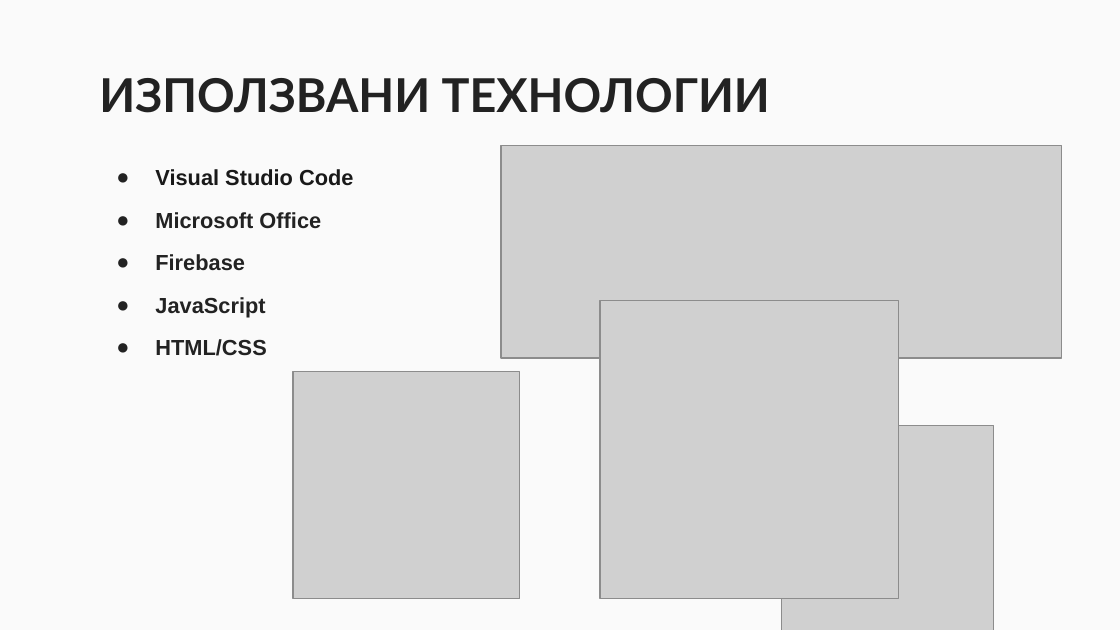
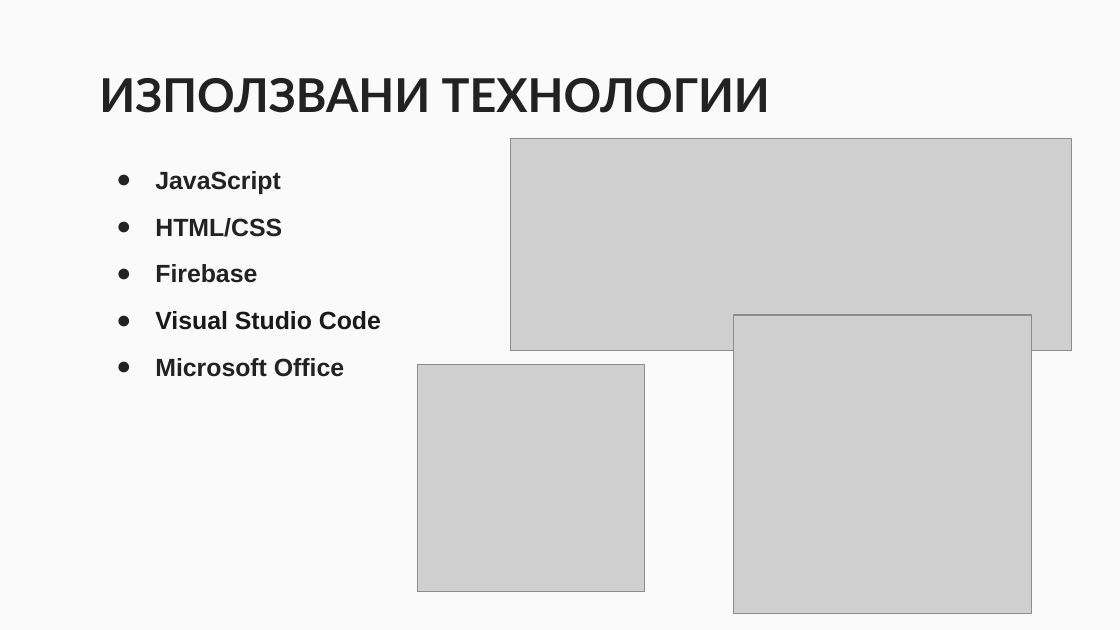
Before and after one commit to NikolaIvanov0821/Interactive-Chemie, a slide deck: slide 4 of Интерактивна химия.pptx. Drawn at 1120x630 pixels with LibreOffice and Linux fonts; fonts in the diff are those of the drawing; grey boxes stand for pictures. Boxes give left, top, right and bottom in pixels: in the first picture for what was removed or moved away, otherwise in the second. Text is boxed around its words. In the diff, an @@ line names an element or a change of style, - is before the commit and + after.

```diff
--- a/Интерактивна химия.pptx
+++ b/Интерактивна химия.pptx
@@ picture: place and size @@
-picture at (501, 146, 1062, 358)
+picture at (511, 139, 1072, 352)
@@ text at (155, 171, 282, 283): paragraphs added @@
+● JavaScript
+● HTML/CSS
+● Firebase
@@ text at (155, 254, 266, 356): paragraphs removed @@
-● Firebase
-● JavaScript
-● HTML/CSS
@@ text at (155, 311, 381, 377): size 14 to 16 pt in "Visual Studio Code", "Microsoft Office" @@
@@ picture: place and size @@
-picture at (600, 300, 899, 599)
+picture at (734, 315, 1033, 614)
@@ picture: place and size @@
-picture at (293, 372, 521, 599)
+picture at (418, 365, 645, 592)
@@ picture removed at (782, 426, 995, 630) @@
```
Also in this commit, not shown: 3 other slides changed, 1 other file.
